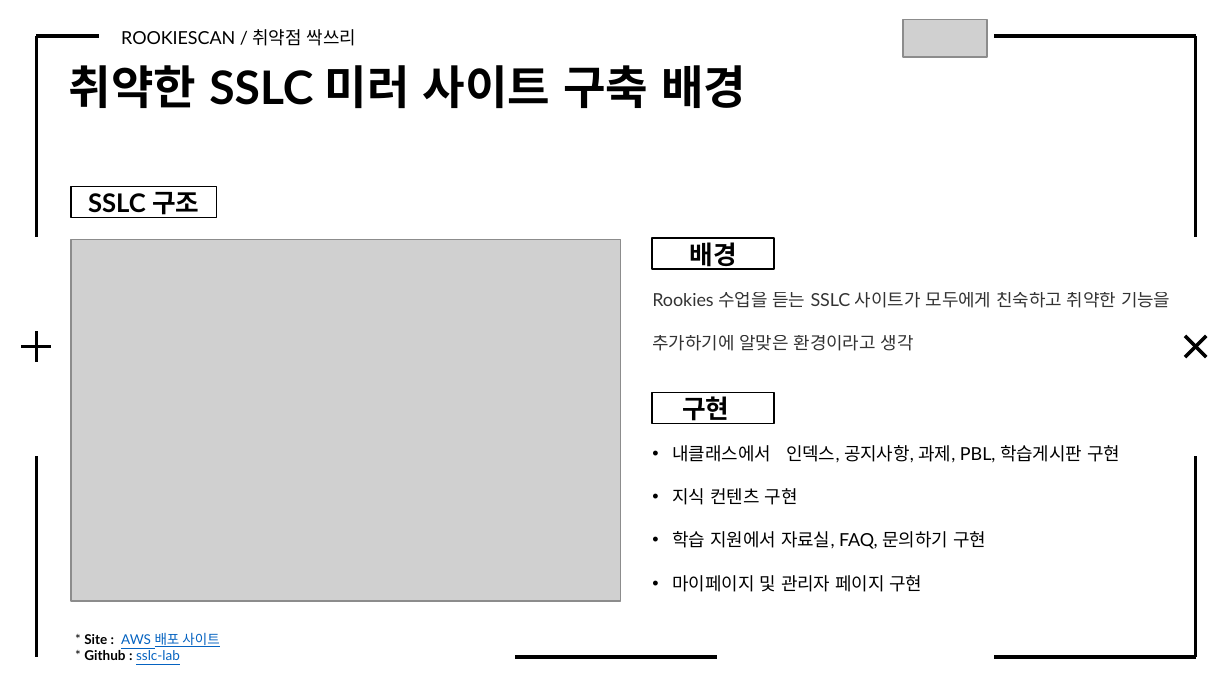
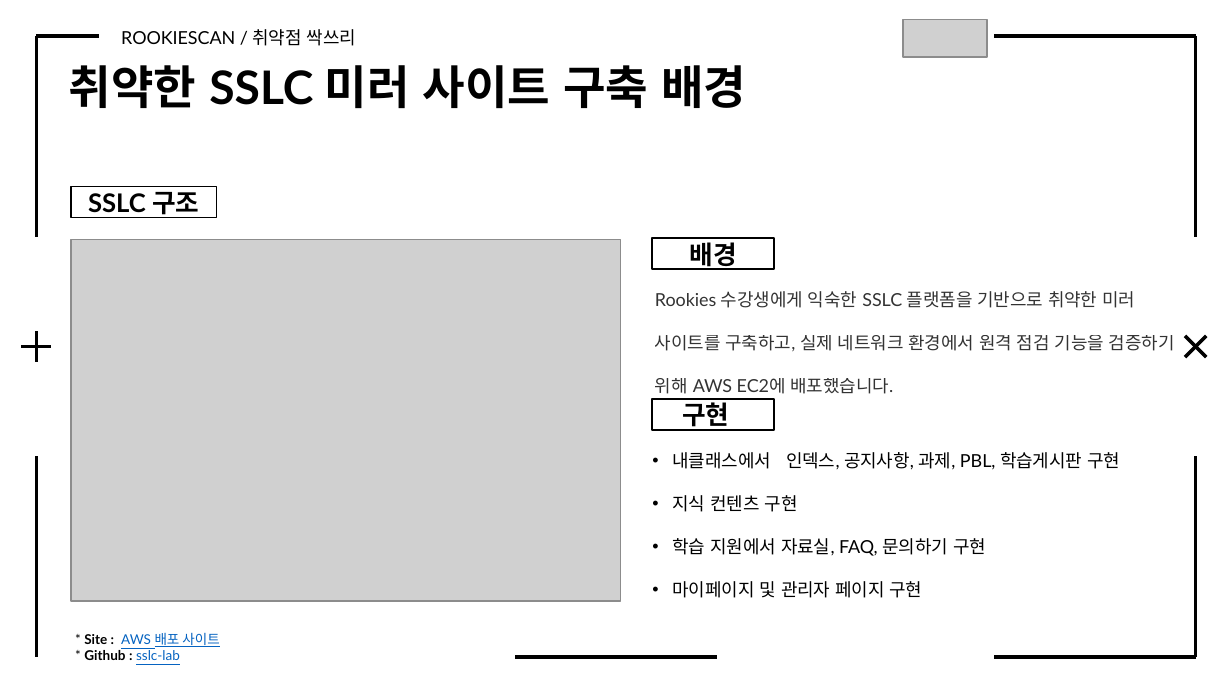
Before and after one commit to Rookies-34-3/Automatic-scanner-tool, a slide deck: slide 10 of 프로젝트 결과보고서_취약점 싹쓰리.pptx. Drawn at 1232x693 pixels with LibreOffice and Linux fonts; fonts in the diff are those of the drawing; grey boxes stand for pictures. Boxes give left, top, right and bottom in pixels: in the first picture for what was removed or moved away, otherwise in the second. Text is boxed around its words. In the diff, an @@ line names an element or a change of style, - is before the commit and + after.

Commit message:
개요, 배경,결과 추가본

```diff
--- a/프로젝트 결과보고서_취약점 싹쓰리.pptx
+++ b/프로젝트 결과보고서_취약점 싹쓰리.pptx
@@ text at (655,291,1175,394): text changed @@
-Rookies 수업을 듣는 SSLC 사이트가 모두에게 친숙하고 취약한 기능을 추가하기에 알맞은 환경이라고 생각
+Rookies 수강생에게 익숙한 SSLC 플랫폼을 기반으로 취약한 미러 사이트를 구축하고, 실제 네트워크 환경에서 원격 점검 기능을 검증하기 위해 AWS EC2에 배포했습니다.
@@ rectangle "구현": place and size @@
-rectangle "구현" at (653,393,775,424)
+rectangle "구현" at (653,399,775,430)
@@ text "내클래스에서 인덱스, 공지사항, 과제, PBL, ...": place and size @@
-text "내클래스에서 인덱스, 공지사항, 과제, PBL, ..." at (673,445,1120,592)
+text "내클래스에서 인덱스, 공지사항, 과제, PBL, ..." at (673,452,1120,598)
```
Also in this commit, not shown: 4 other slides changed.
